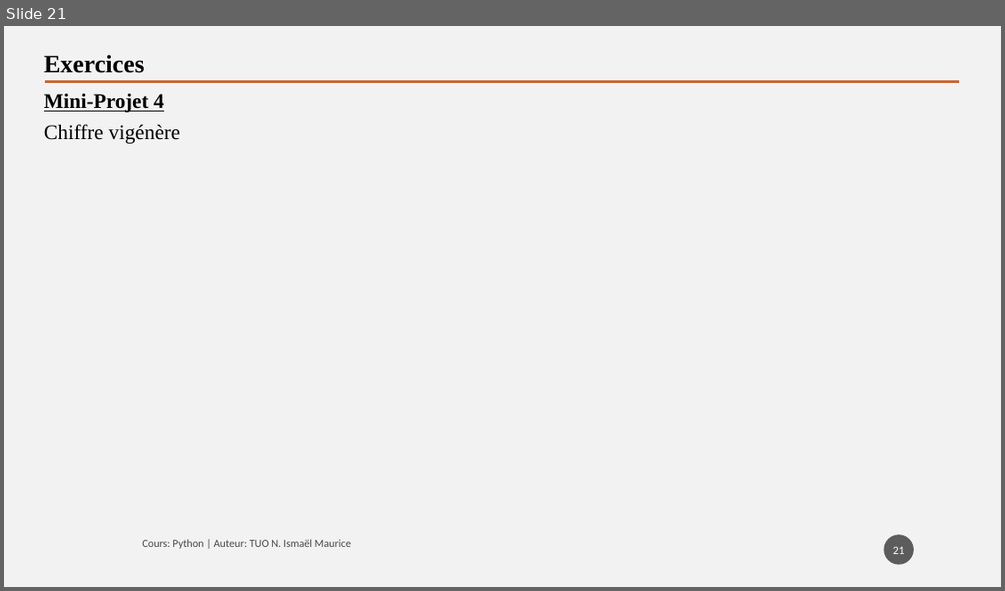
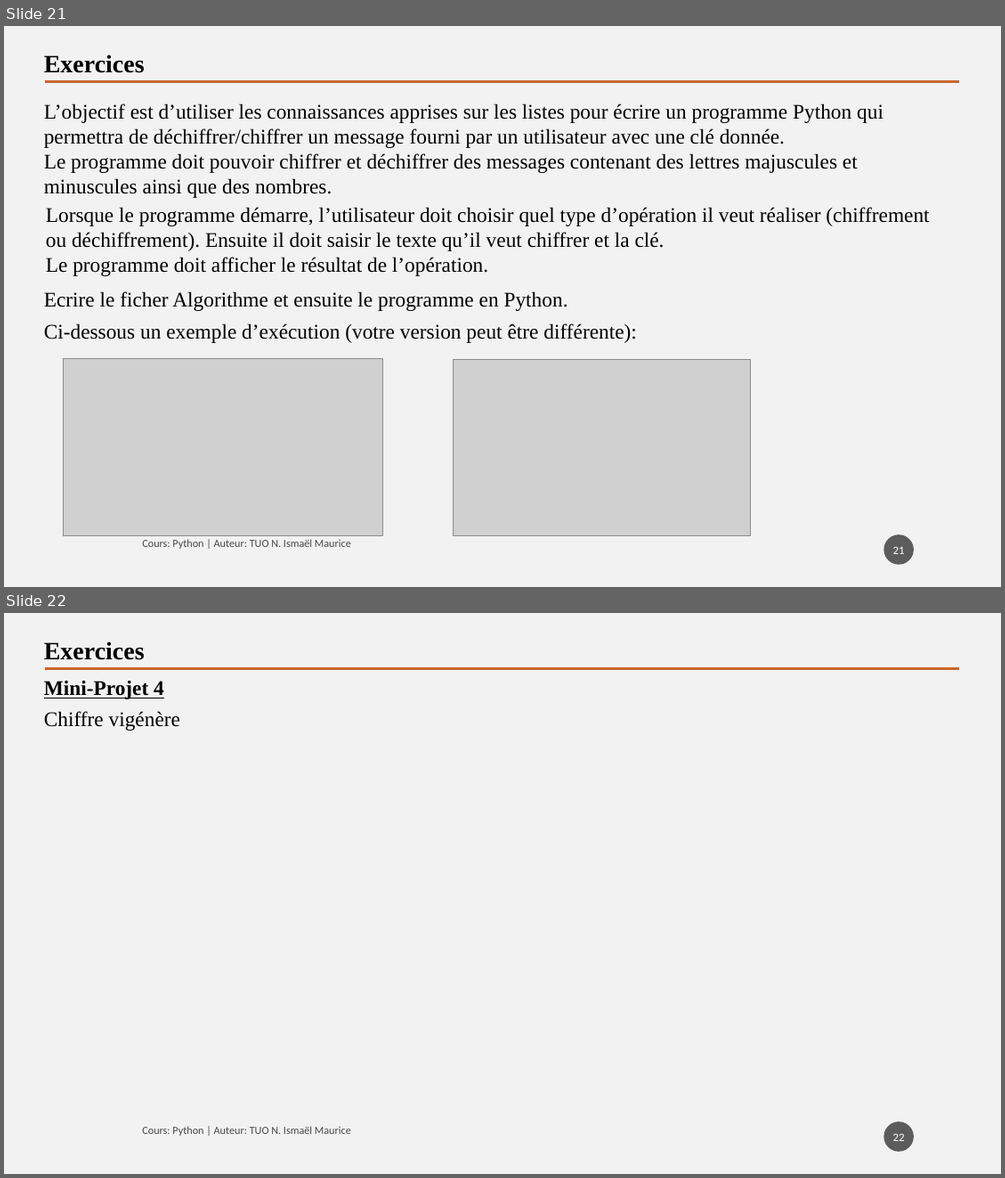
Before and after one commit to tisma95/cours-python, a slide deck: source/Chapitre 9 - Les listes.pptx. Shown one above the other, each under a label of ours: slide 21 before the commit, slides 21 and 22 after it. The pictures are 1005x591 and 1005x1178 pixels, drawn with LibreOffice and Linux fonts; fonts in the diff are those of the drawing; grey boxes stand for pictures. Boxes give left, top, right and bottom in pixels: in the first picture for what was removed or moved away, otherwise in the second. Text is boxed around its words. In the diff, an @@ line names an element or a change of style, - is before the commit and + after.

```diff
--- a/source/Chapitre 9 - Les listes.pptx
+++ b/source/Chapitre 9 - Les listes.pptx
@@ slide 21 added at (4,26,1001,587), background #F2F2F2 @@
@@ text added at (44,54,145,73), 24 pt, text #000000, bold @@
+Exercices
@@ text added at (44,103,883,198), 20 pt, text #000000 @@
+L’objectif est d’utiliser les connaissances apprises sur les listes pour écrire un programme Python qui permettra de déchiffrer/chiffrer un message fourni par un utilisateur avec une clé donnée.
+Le programme doit pouvoir chiffrer et déchiffrer des messages contenant des lettres majuscules et minuscules ainsi que des nombres.
@@ line added from (45, 81) to (959, 81), #C96731 2.5 pt @@
@@ text added at (46,207,929,276), 20 pt, text #000000 @@
+Lorsque le programme démarre, l’utilisateur doit choisir quel type d’opération il veut réaliser (chiffrement ou déchiffrement). Ensuite il doit saisir le texte qu’il veut chiffrer et la clé.
+Le programme doit afficher le résultat de l’opération.
@@ text added at (44,291,568,311), 20 pt, text #000000 @@
+Ecrire le ficher Algorithme et ensuite le programme en Python.
@@ text added at (44,323,637,343), 20 pt, text #000000 @@
+Ci-dessous un exemple d’exécution (votre version peut être différente):
@@ picture added at (64,359,382,536) @@
@@ picture added at (453,360,751,536) @@
@@ text added at (142,539,351,548), 10.5 pt, text #000000 at 70% opacity @@
+Cours: Python | Auteur: TUO N. Ismaël Maurice
@@ page number added at (884,534,914,564), fill #1D1D1D at 70% opacity, 11 pt, text #FFFFFF @@
+21
@@ what was slide 21 is now slide 22 @@
@@ page number at (893,1133,905,1141): text changed @@
-21
+22
```
Also in this commit, not shown: 1 slide changed, 3 other files.
